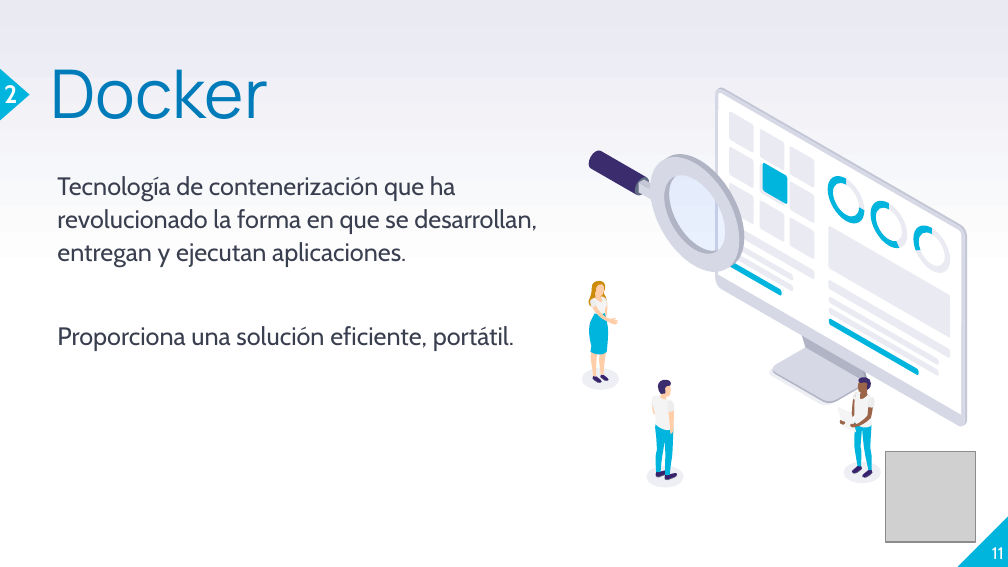
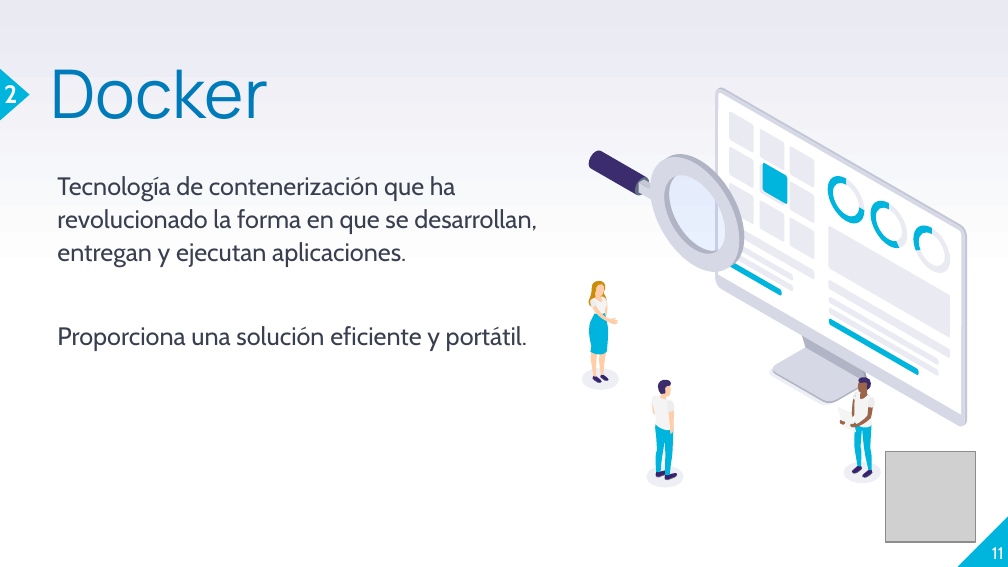
Before and after one commit to bluscher/devops-up, a slide deck: slide 11 of docs/UP-Devops TP_1.pptx. Drawn at 1008x567 pixels with LibreOffice and Linux fonts; fonts in the diff are those of the drawing; grey boxes stand for pictures. Boxes give left, top, right and bottom in pixels: in the first picture for what was removed or moved away, otherwise in the second. Text is boxed around its words. In the diff, an @@ line names an element or a change of style, - is before the commit and + after.

```diff
--- a/docs/UP-Devops TP_1.pptx
+++ b/docs/UP-Devops TP_1.pptx
@@ text at <box>57,326,527,351</box>: text changed @@
-Proporciona una solución eficiente, portátil.
+Proporciona una solución eficiente y portátil.
```
Also in this commit, not shown: 7 other slides changed.
